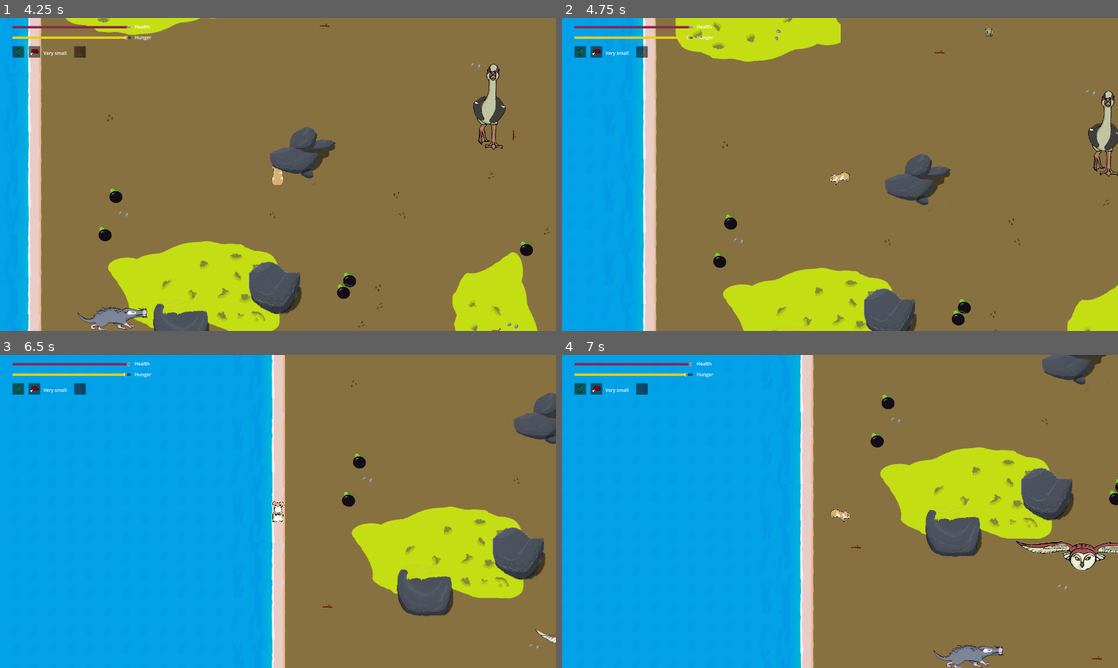
Above: before the commit, frames 1-4 (two rows, left to right).
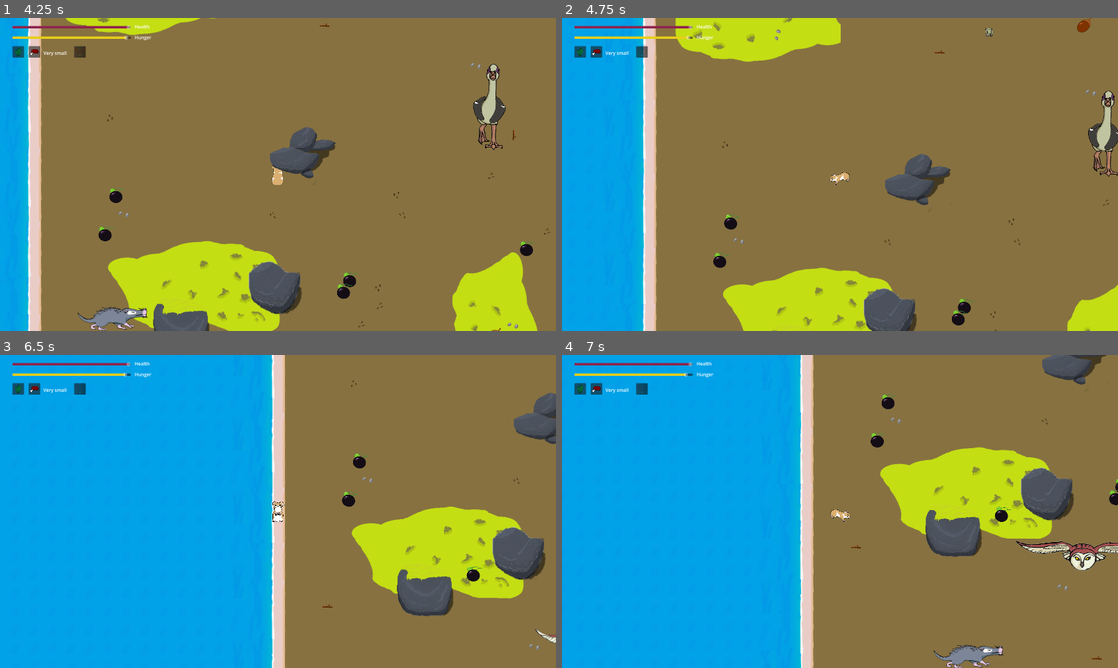
Above: after the commit, the same moments.

Repository: nialsiG/GMTK2024
Game: Godot game, scene res://scenes/start_menu.tscn
The game is run twice, just before and just after one commit, with the same random seed, the same clock (stepped at 60 frames per second) and the same inputs. The engine's default icon, where the game draws it, is replaced by a stand-in: a white triangle on a blue panel in a dark square.
Inputs:
- Up to frame 1 (4.25 s): click "Start game" at 0.5 s; hold D (move_right) 1.28-2.03 s; tap Space (attack) every 0.75 s from 1.35 to 3.6 s; hold S (move_down) 2.03-2.78 s; hold D (move_right) 2.78-3.53 s; hold W (move_up) from 3.53 s (still down)
- Up to frame 2 (4.75 s): release W (move_up) at 4.28 s; hold A (move_left) from 4.28 s (still down); tap Space (attack) at 4.35 s
- Up to frame 3 (6.5 s): tap Space (attack) at 5.1, 5.85 s; release A (move_left) at 5.78 s; hold S (move_down) from 5.78 s (still down)
- Up to frame 4 (7 s): release S (move_down) at 6.53 s; hold D (move_right) from 6.53 s (still down); tap Space (attack) at 6.6 s

Frame 1 is identical in both runs. In frame 2, less than 0.1% of the frame differs, in the area x 92-96%, y 0-5%; in frame 3, less than 0.1%, in the area x 83-87%, y 67-73%; in frame 4, less than 0.1%.

Commit message:
Fix: plant consumed by other animals emit signal to be replaced, but food value is 0

Diff:
--- a/Gmtk 2024/scripts/consumable.gd
+++ b/Gmtk 2024/scripts/consumable.gd
@@ -16,6 +16,8 @@
 	var animal = body as Animal
 	if (animal.diet != incompatibleDiet):
 		animal.eat(foodValue, foodType)
-		if (animal is Player):
-			Eaten.emit(foodValue, foodType)
+		if !(animal is Player):
+			foodValue = 0
+
+		Eaten.emit(foodValue, foodType)
 		queue_free()
